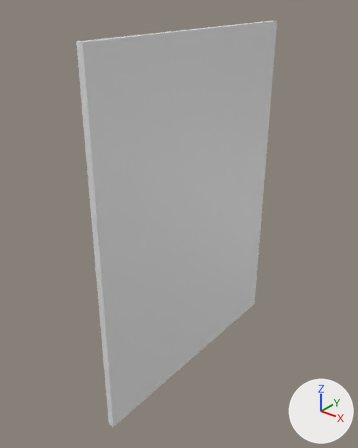
Two versions of the FBX model Unboxr/Assets/Art/Models/door.fbx, one commit apart.
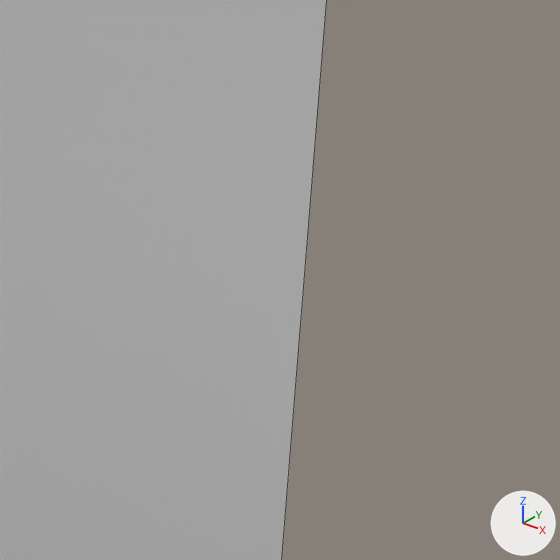
Each version is shown whole from a 50 mm camera at (1.2, -2.342, 1.783) aimed at (-0.985, 0.389, 0.089), then close up on the part from 56% to 87% of the width and 37% to 62% of the height. The axes (+X, +Y, +Z) are drawn at lower right. The lights are the same throughout. The close-ups show mesh edges as thin lines. Materials are left out; every surface is plain grey. Where no turn or scale is listed for an object, it has been applied to the vertices.
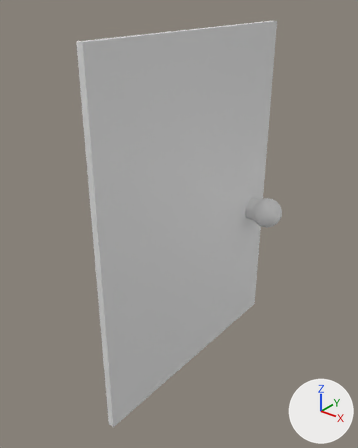
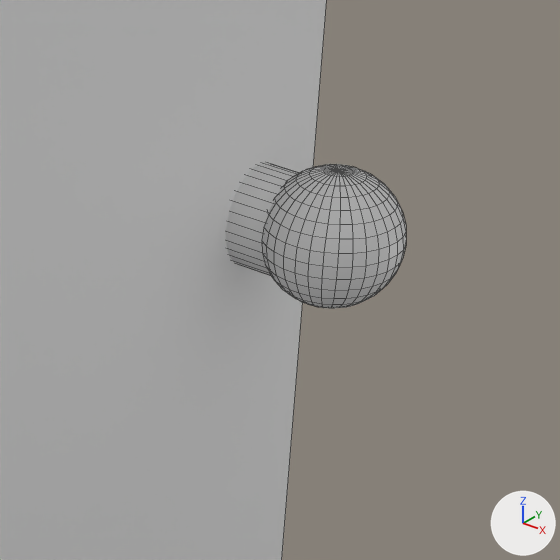
Commit message: door made + implemented

Changed parts and their boxes (x1, y1, x2, y2) in the close-ups (560 x 560 px):
'Cube', reshaped: before (0, 0, 327, 560); after (0, 0, 406, 560)
part 1 of me_cube_009, added: after (263, 164, 406, 308)
part 2 of me_cube_009, added: after (226, 163, 299, 276)

The edits, one by one:
me_cube_009 is used by ob_cube; location (-0.471, 0.0, -0.796).
me_cube_009 had 8 vertices, 6 faces and spanned x -0.5..-0.45, y -0.5..1.6, z -0.5..2.3.
me_cube_009 now has 554 vertices, 552 faces and spans x -0.5..-0.15, y -0.5..1.6, z -0.5..2.3.
me_cube_009 part 1: a new loose piece, a UV sphere (32 segments, 16 rings, poles along z) spanning x -0.41..-0.15, y 1.25..1.52, z 0.56..0.83.
me_cube_009 part 2: a new loose piece of 64 vertices spanning x -0.47..-0.27, y 1.28..1.48, z 0.59..0.79.
